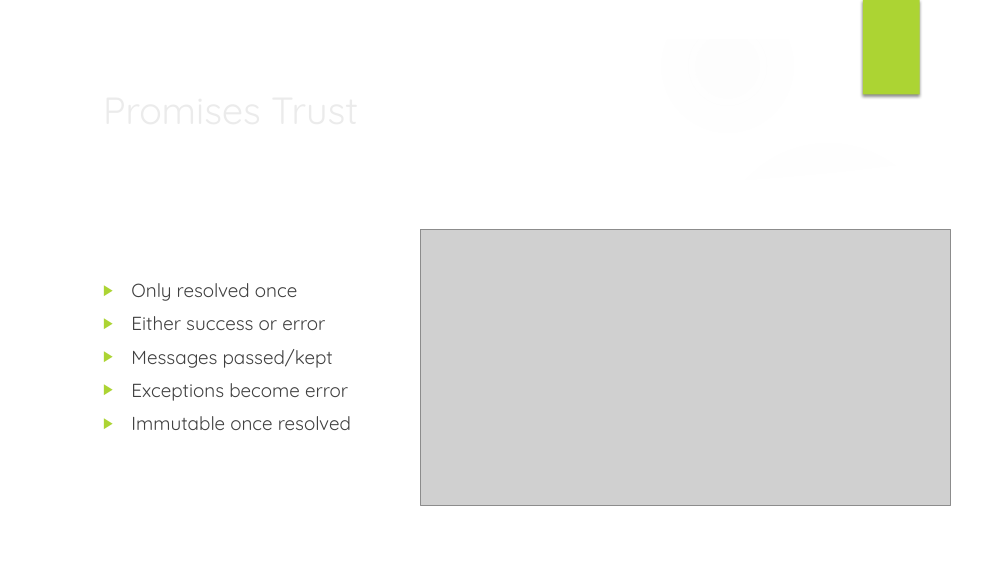
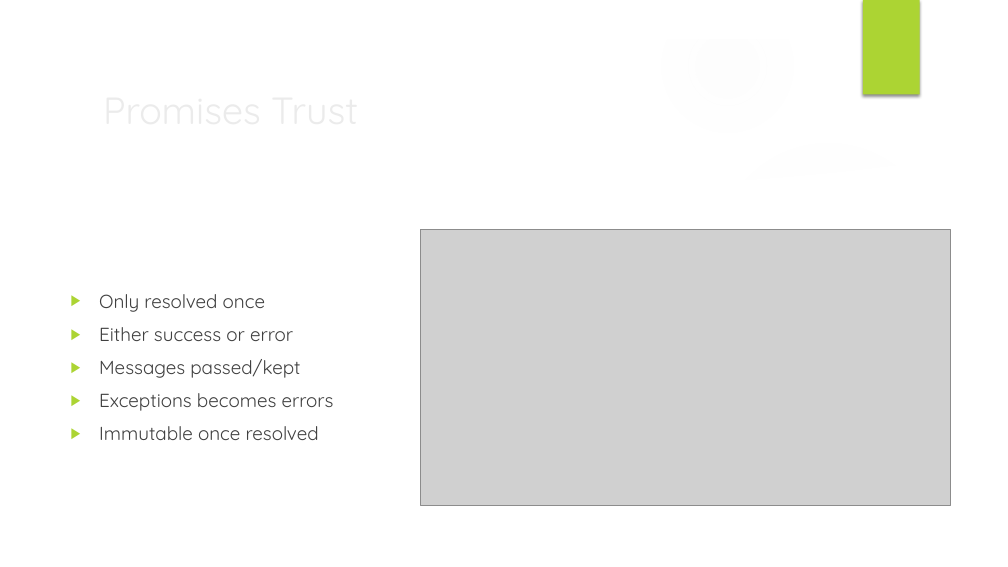
Before and after one commit to muxahuk/asyncJs, a slide deck: slide 16 of Asynchronous JavaScript.pptx. Drawn at 1008x567 pixels with LibreOffice and Linux fonts; fonts in the diff are those of the drawing; grey boxes stand for pictures; background and template pictures are left out. Boxes give left, top, right and bottom in pixels: in the first picture for what was removed or moved away, otherwise in the second. Text is boxed around its words. In the diff, an @@ line names an element or a change of style, - is before the commit and + after.

```diff
--- a/Asynchronous JavaScript.pptx
+++ b/Asynchronous JavaScript.pptx
@@ text "Only resolved once": place and size @@
-text "Only resolved once" at [131, 283, 351, 430]
+text "Only resolved once" at [99, 294, 334, 440]
@@ text at [99, 393, 334, 411]: text changed @@
-▶ Exceptions become error
+▶ Exceptions becomes errors
```
Also in this commit, not shown: 2 other slides changed, 6 slides added, 1 slide removed.
